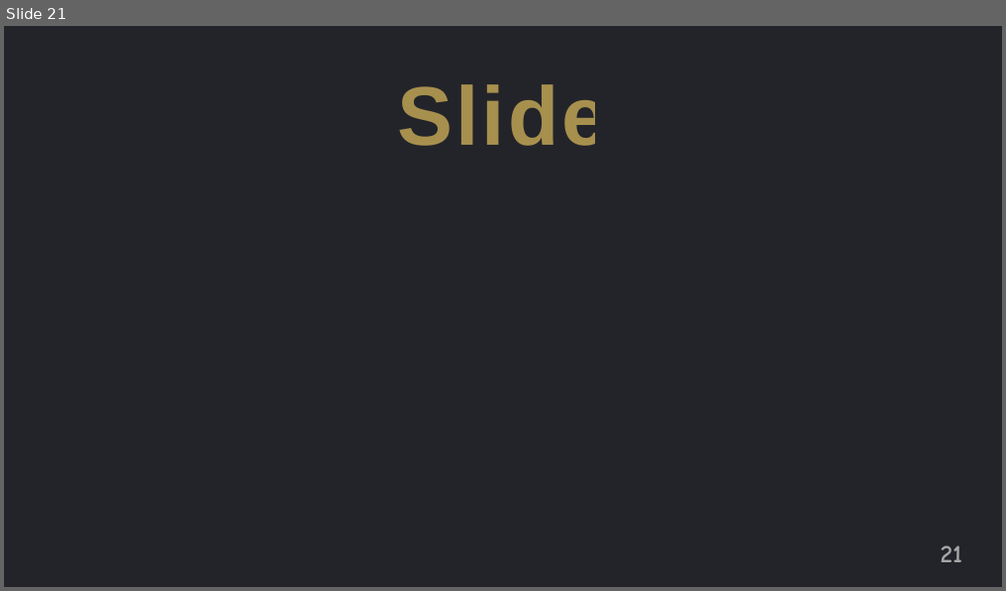
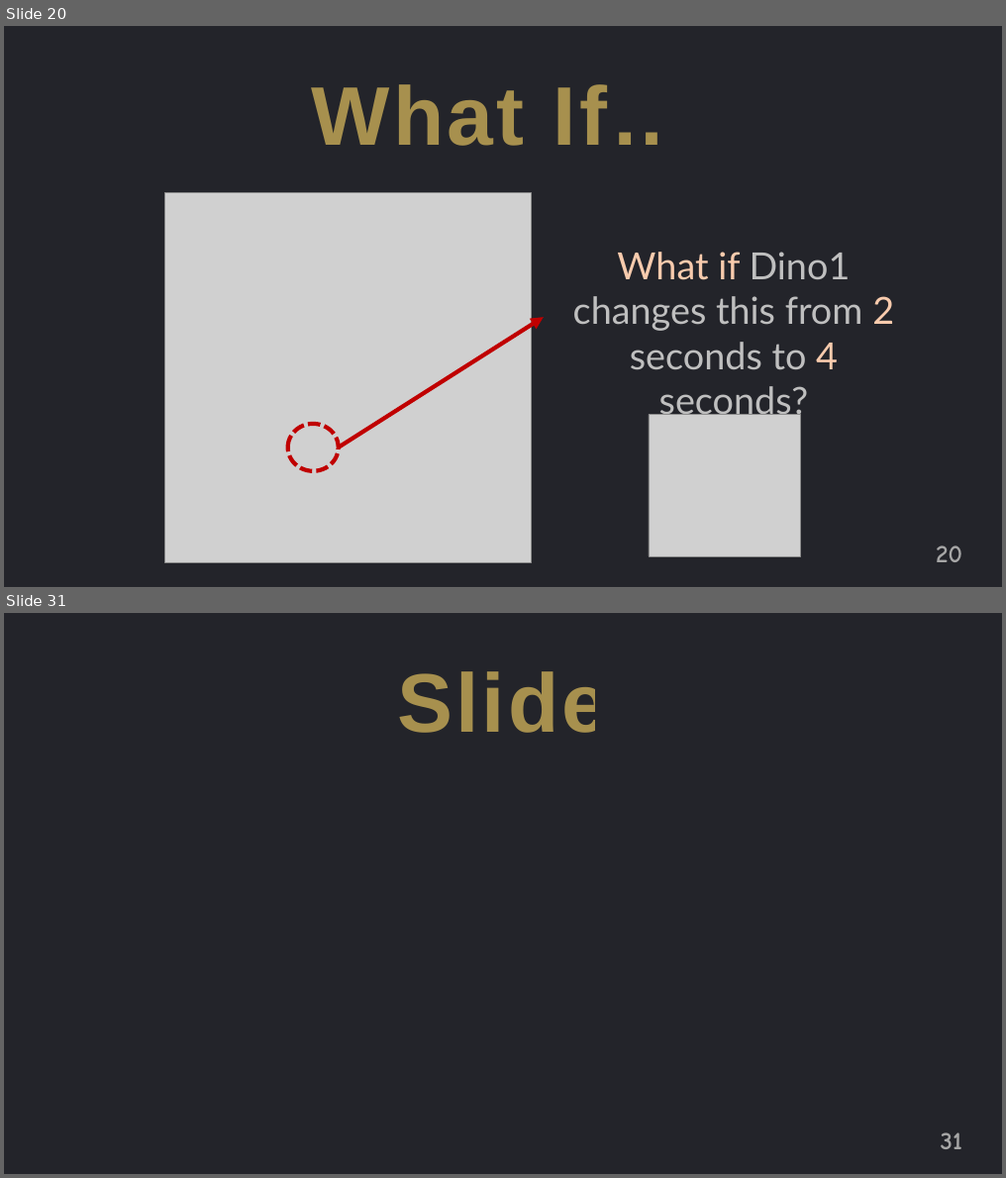
Before and after one commit to jguo108/My-Programming-Courses, a slide deck: Scratch for Newbies/Level2/1 Knock Knock/Note/Notes.pptx. Shown one above the other, each under a label of ours: slide 21 before the commit, slides 20 and 31 after it; the slides between them are not shown. The pictures are 1006x591 and 1006x1178 pixels, drawn with LibreOffice and Linux fonts; fonts in the diff are those of the drawing; grey boxes stand for pictures. Boxes give left, top, right and bottom in pixels: in the first picture for what was removed or moved away, otherwise in the second. Text is boxed around its words. In the diff, an @@ line names an element or a change of style, - is before the commit and + after.

```diff
--- a/Scratch for Newbies/Level2/1 Knock Knock/Note/Notes.pptx
+++ b/Scratch for Newbies/Level2/1 Knock Knock/Note/Notes.pptx
@@ slide 20 added at (4, 26, 1002, 587), background #FFFFFF @@
@@ rectangle added at (4, 26, 1002, 587), fill #23242A @@
@@ text added at (312, 84, 693, 146), 80 pt, text #FFD966 at 60% opacity, bold @@
+What If…
@@ picture added at (165, 193, 531, 564) @@
@@ text added at (573, 252, 894, 371), 36 pt, text #BFBFBF @@
+What if Dino1 changes this from 2 seconds to 4 seconds?
@@ arrow added from (339, 448) to (544, 317), #C00000 4 pt @@
@@ ellipse added at (288, 424, 339, 472), outline #C00000 4 pt dashed @@
@@ picture added at (648, 414, 801, 557) @@
@@ page number added at (936, 546, 962, 563), 24 pt, text #A6A6A6, bold @@
+20
@@ what was slide 21 is now slide 31 @@
@@ page number at (941, 1133, 962, 1150): text changed @@
-21
+31
```
Also in this commit, not shown: 2 slides changed, 18 other slides added, 9 slides removed, 24 other files.
